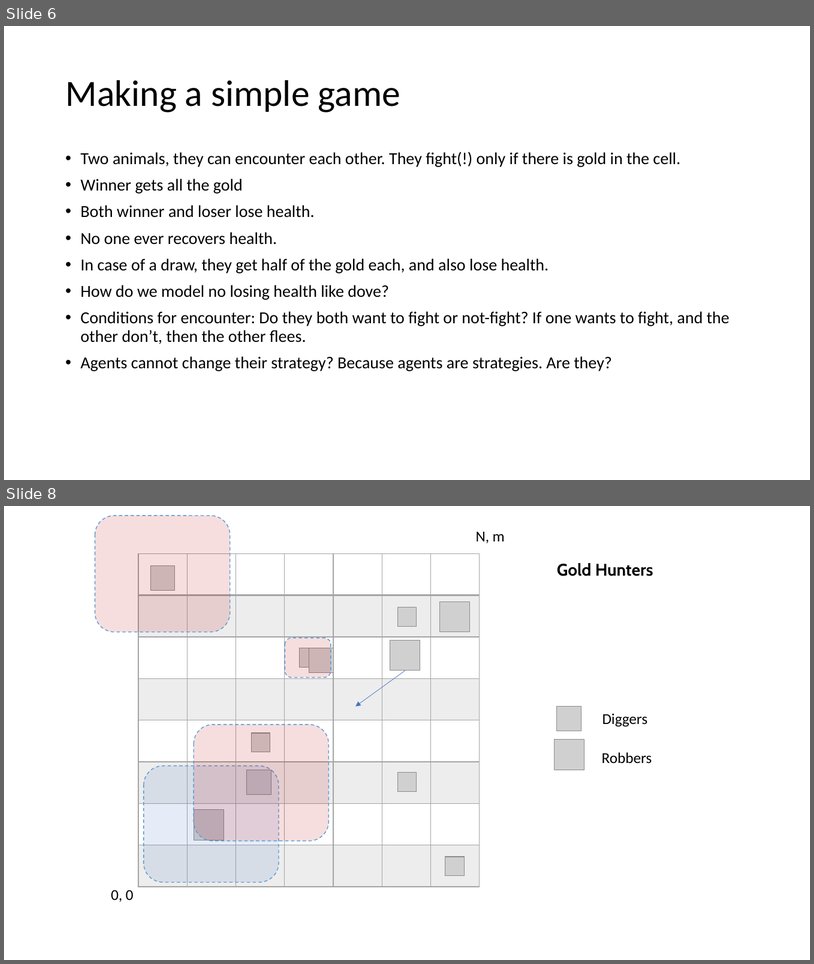
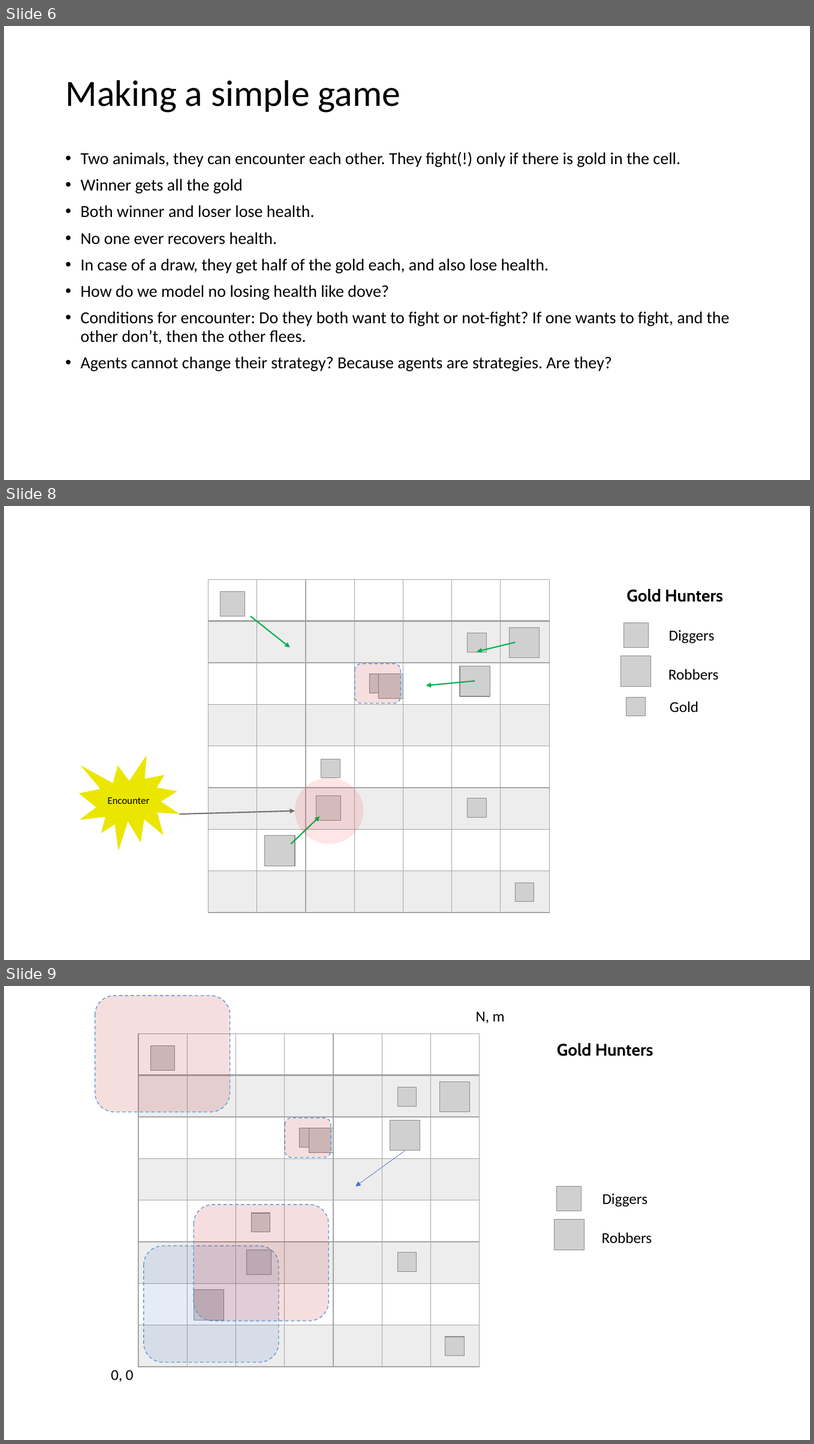
Before and after one commit to adhocmaster/Evolutionary-World-Simulator, a slide deck: docs/Architecture.pptx. Shown one above the other, each under a label of ours: slides 6 and 8 before the commit, slides 6, 8 and 9 after it; the slides between them are not shown. The pictures are 814x964 and 814x1444 pixels, drawn with LibreOffice and Linux fonts; fonts in the diff are those of the drawing; grey boxes stand for pictures. Boxes give left, top, right and bottom in pixels: in the first picture for what was removed or moved away, otherwise in the second. Text is boxed around its words. In the diff, an @@ line names an element or a change of style, - is before the commit and + after.

```diff
--- a/docs/Architecture.pptx
+++ b/docs/Architecture.pptx
@@ slide 8 added at (x1=4, y1=506, x2=810, y2=960), background #FFFFFF @@
@@ table added at (x1=209, y1=579, x2=551, y2=912), 8 rows, 7 columns @@
+ |  |  |  |  |  | 
+ |  |  |  |  |  | 
+ |  |  |  |  |  | 
+ |  |  |  |  |  | 
+ |  |  |  |  |  | 
+ |  |  |  |  |  | 
+ |  |  |  |  |  | 
+ |  |  |  |  |  | 
@@ picture added at (x1=221, y1=591, x2=245, y2=616) @@
@@ text added at (x1=627, y1=589, x2=723, y2=602), 20 pt, text #000000, bold @@
+Gold Hunters
@@ arrow added from (251, 616) to (290, 648), #00B050 1.5 pt @@
@@ picture added at (x1=510, y1=628, x2=540, y2=658) @@
@@ picture added at (x1=468, y1=633, x2=487, y2=652) @@
@@ arrow added from (515, 642) to (477, 652), #00B050 1.5 pt @@
@@ rounded rectangle added at (x1=355, y1=664, x2=401, y2=703), fill #C00000 at 13% opacity, outline #5B9BD5 1 pt dashed @@
@@ picture added at (x1=460, y1=666, x2=491, y2=697) @@
@@ picture added at (x1=369, y1=674, x2=388, y2=693) @@
@@ picture added at (x1=379, y1=674, x2=404, y2=699) @@
@@ arrow added from (475, 681) to (426, 685), #00B050 1.5 pt @@
@@ group added at (x1=621, y1=623, x2=719, y2=686): 2 pictures, 2 texts @@
+Diggers
+Robbers
@@ picture added at (x1=627, y1=697, x2=646, y2=716) @@
@@ text added at (x1=670, y1=701, x2=699, y2=712), 18 pt, text #000000 @@
+Gold
@@ irregular seal added at (x1=79, y1=755, x2=180, y2=851), fill #EBE600, 12 pt, text #000000 @@
+Encounter
@@ picture added at (x1=321, y1=759, x2=340, y2=778) @@
@@ ellipse added at (x1=295, y1=778, x2=363, y2=844), fill #FF0000 at 10% opacity @@
@@ arrow added from (179, 814) to (295, 811), #767171 1.5 pt @@
@@ picture added at (x1=317, y1=795, x2=342, y2=820) @@
@@ picture added at (x1=468, y1=798, x2=487, y2=817) @@
@@ arrow added from (291, 844) to (320, 816), #00B050 1.5 pt @@
@@ picture added at (x1=265, y1=835, x2=295, y2=865) @@
@@ picture added at (x1=515, y1=882, x2=534, y2=901) @@
@@ what was slide 8 is now slide 9 @@
```
Also in this commit, not shown: 2 slides changed, 1 other slide added.
